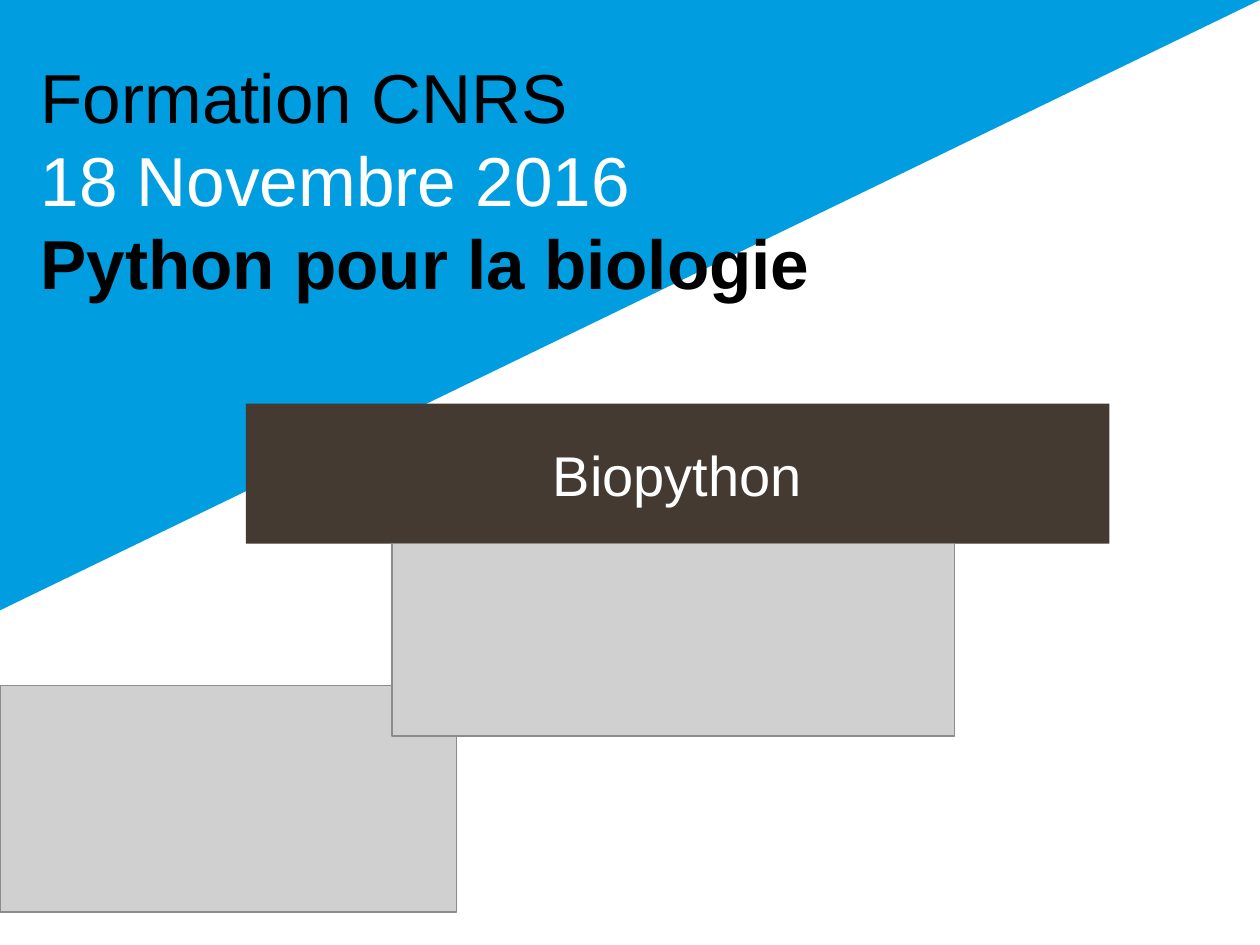
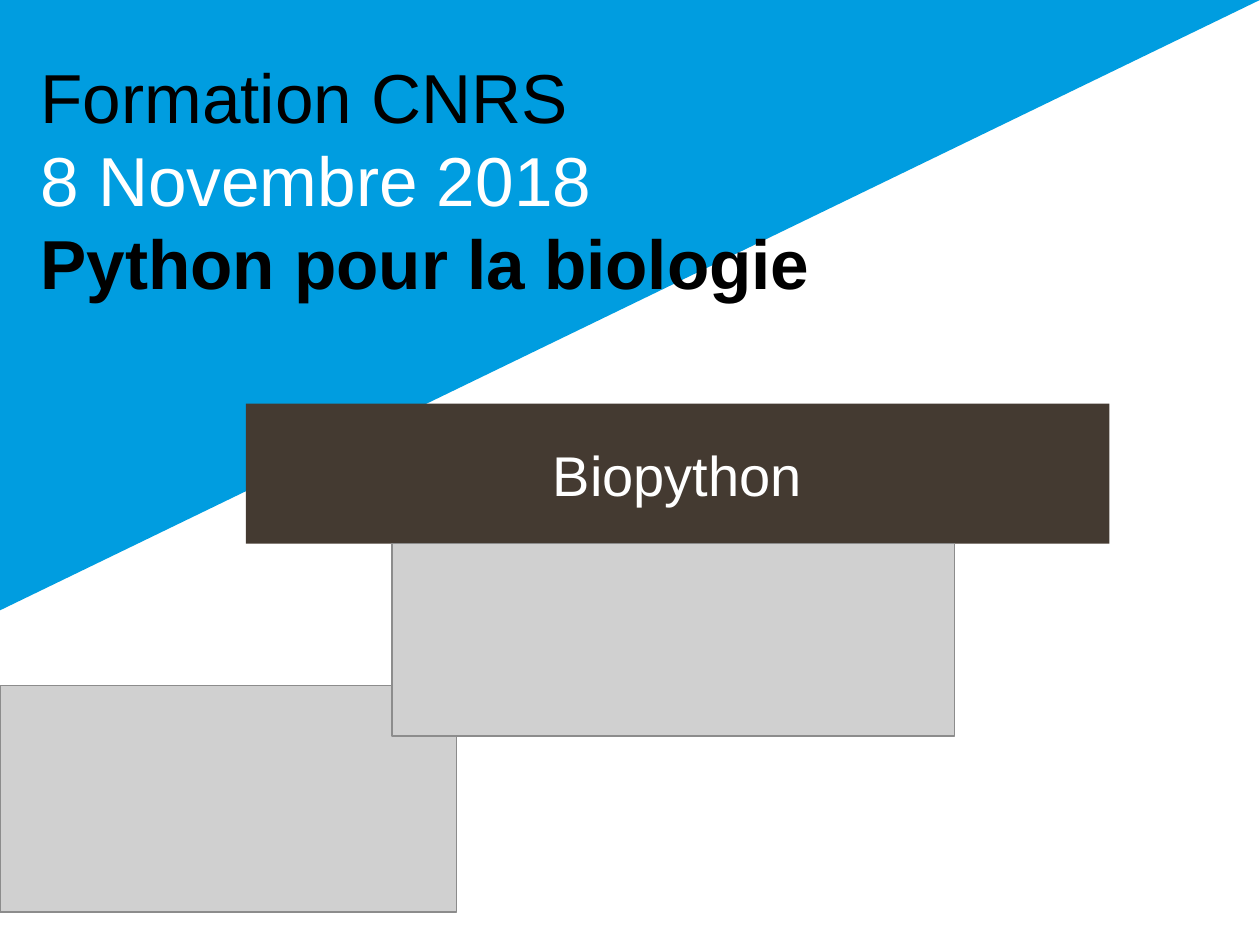
Before and after one commit to bdartigues/python_cnrs_formation, a slide deck: slide 2 of slides/python.pptx. Drawn at 1260x945 pixels with LibreOffice and Linux fonts; fonts in the diff are those of the drawing; grey boxes stand for pictures; background and template pictures are left out. Boxes give left, top, right and bottom in pixels: in the first picture for what was removed or moved away, otherwise in the second. Text is boxed around its words. In the diff, an @@ line names an element or a change of style, - is before the commit and + after.

```diff
--- a/slides/python.pptx
+++ b/slides/python.pptx
@@ title at box(41, 72, 809, 302): text changed @@
-Formation CNRS
-18 Novembre 2016
-Python pour la biologie
+Formation CNRS
+8 Novembre 2018
+Python pour la biologie
```
Also in this commit, not shown: 74 other slides changed, 13 other files.
